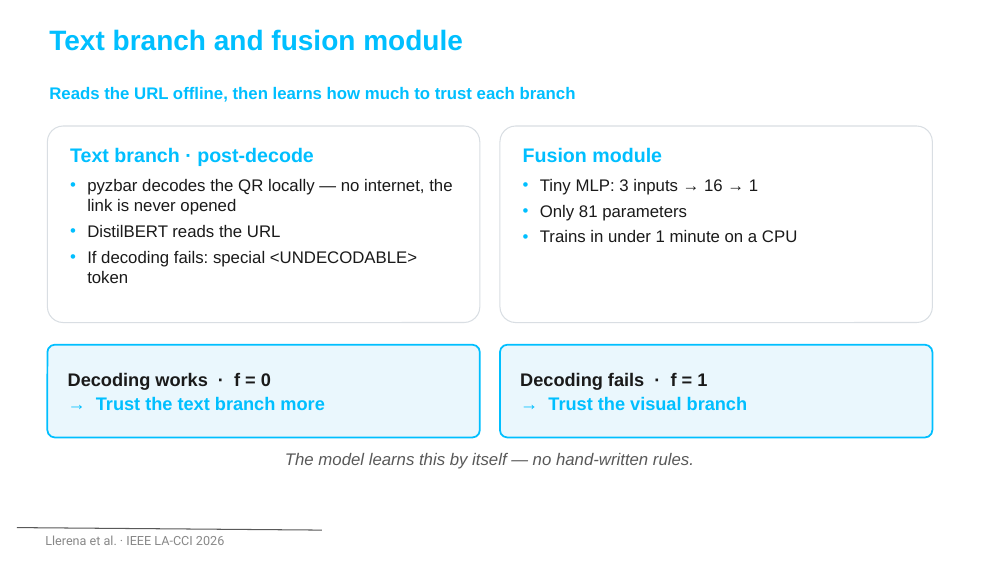
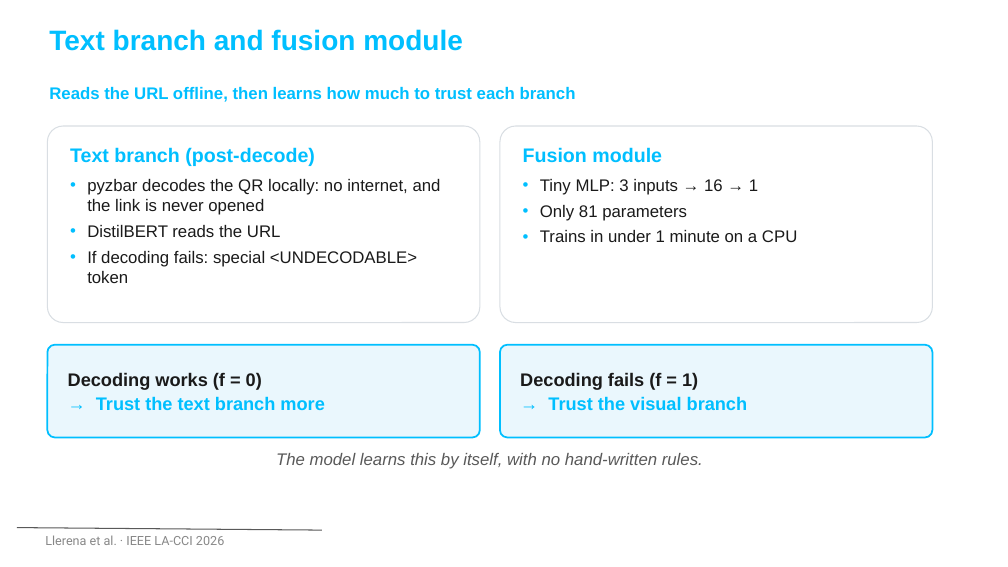
Before and after one commit to nicolasllerenas/Multimodal-Quishing-Detection-Framework, a slide deck: slide 17 of Q-Shield_LACCI2026_Presentacion.pptx (slide 13 before the commit). Drawn at 1008x567 pixels with LibreOffice and Linux fonts; fonts in the diff are those of the drawing; background and template pictures are left out. Boxes give left, top, right and bottom in pixels: in the first picture for what was removed or moved away, otherwise in the second. Text is boxed around its words. In the diff, an @@ line names an element or a change of style, - is before the commit and + after.

```diff
--- a/Q-Shield_LACCI2026_Presentacion.pptx
+++ b/Q-Shield_LACCI2026_Presentacion.pptx
@@ text in rounded rectangle at bbox=[70, 147, 441, 215]: text changed @@
-Text branch · post-decode
-• pyzbar decodes the QR locally — no internet, the link is never opened
+Text branch (post-decode)
+• pyzbar decodes the QR locally: no internet, and the link is never opened
@@ text in rounded rectangle at bbox=[68, 372, 262, 390]: text changed @@
-Decoding works · f = 0
+Decoding works (f = 0)
@@ text in rounded rectangle at bbox=[520, 372, 698, 390]: text changed @@
-Decoding fails · f = 1
+Decoding fails (f = 1)
@@ text at bbox=[276, 453, 703, 469]: text changed @@
-The model learns this by itself — no hand-written rules.
+The model learns this by itself, with no hand-written rules.
```
Also in this commit, not shown: 18 other slides changed, 4 slides added, 3 other files.
